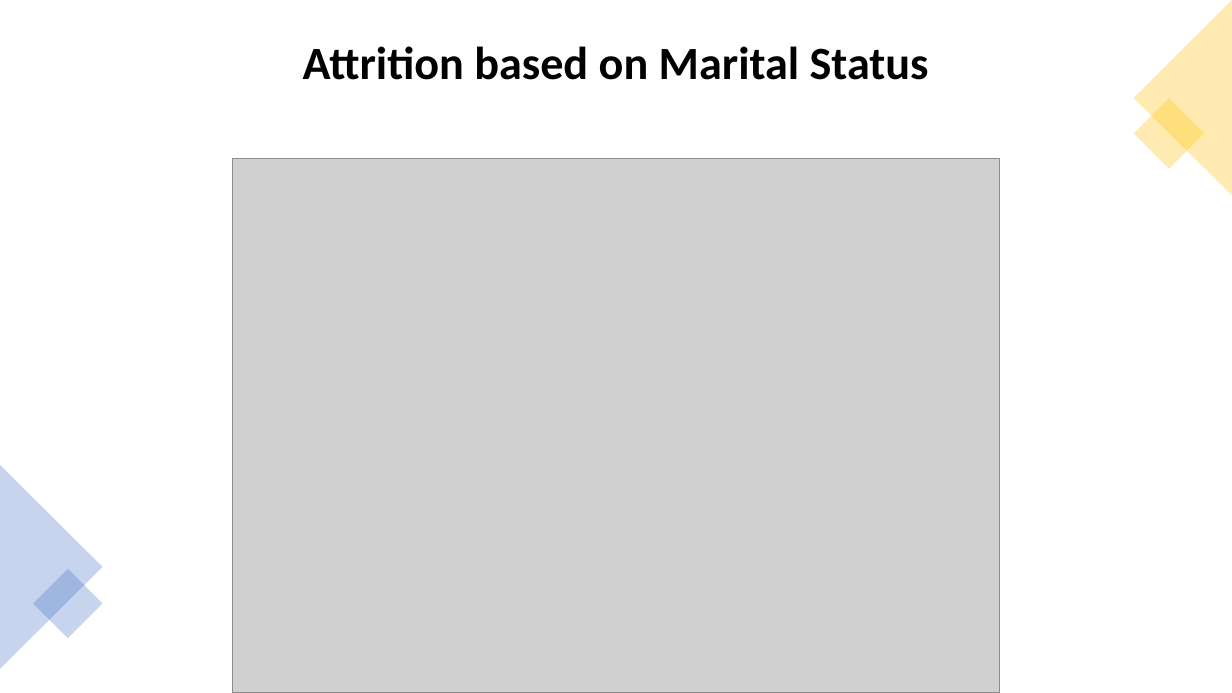
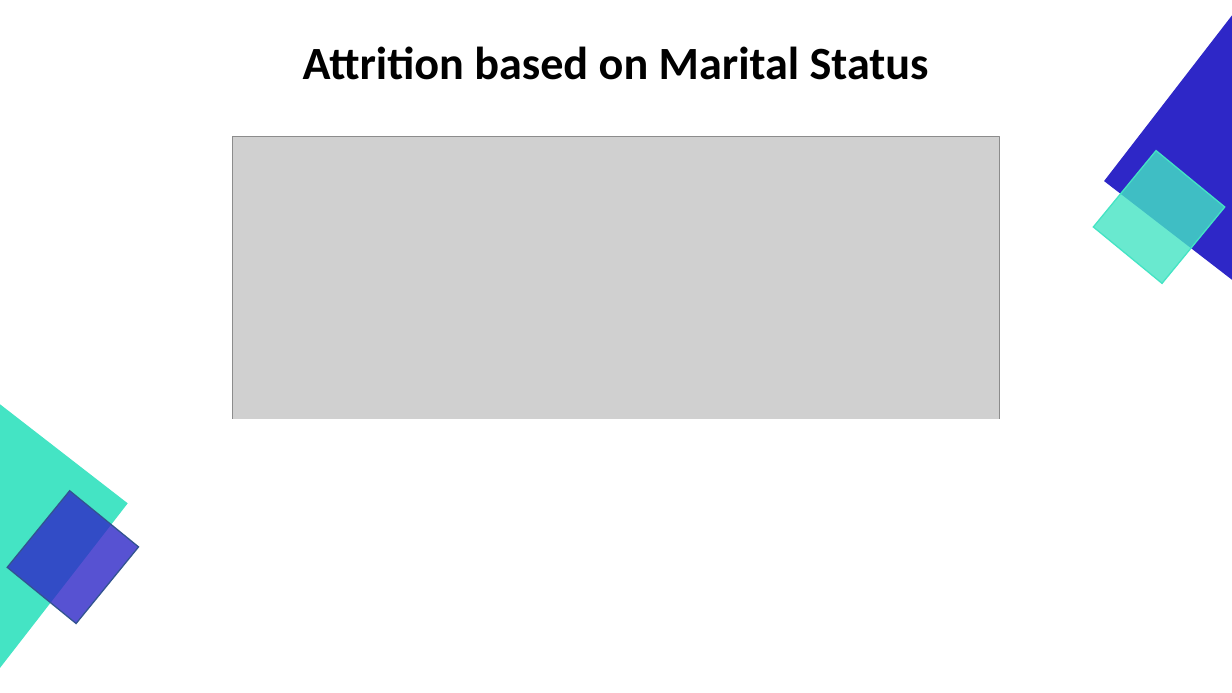
Before and after one commit to GraduateSchoolWork/CaseStudy2_DDS, a slide deck: slide 12 of DDS_Project_2_Presentation.pptx (slide 14 before the commit). Drawn at 1232x693 pixels with LibreOffice and Linux fonts; fonts in the diff are those of the drawing; grey boxes stand for pictures. Boxes give left, top, right and bottom in pixels: in the first picture for what was removed or moved away, otherwise in the second. Text is boxed around its words. In the diff, an @@ line names an element or a change of style, - is before the commit and + after.

```diff
--- a/DDS_Project_2_Presentation.pptx
+++ b/DDS_Project_2_Presentation.pptx
@@ right triangle added at (1106, 16, 1232, 280), fill #2E27C7, outline #2E27C7 1 pt @@
@@ triangle removed at (1134, 0, 1232, 196) @@
@@ rectangle removed at (1134, 99, 1204, 169) @@
@@ picture: place and size @@
-picture at (233, 158, 1000, 693)
+picture at (233, 137, 1000, 672)
@@ rectangle added at (1093, 150, 1225, 283), fill #44E4C4 at 80% opacity, outline #44E4C4 1 pt @@
@@ right triangle added at (0, 405, 127, 668), fill #44E4C4, outline #44E4C4 1 pt @@
@@ rectangle added at (233, 420, 616, 672), fill #FFFFFF, outline #FFFFFF 1 pt @@
@@ rectangle added at (616, 420, 1000, 672), fill #FFFFFF, outline #FFFFFF 1 pt @@
@@ triangle removed at (0, 465, 103, 669) @@
@@ rectangle added at (7, 490, 139, 623), fill #2E27C7 at 80% opacity, outline #325491 1 pt @@
@@ rectangle removed at (33, 568, 103, 638) @@
```
Also in this commit, not shown: 16 other slides changed, 2 slides removed.
